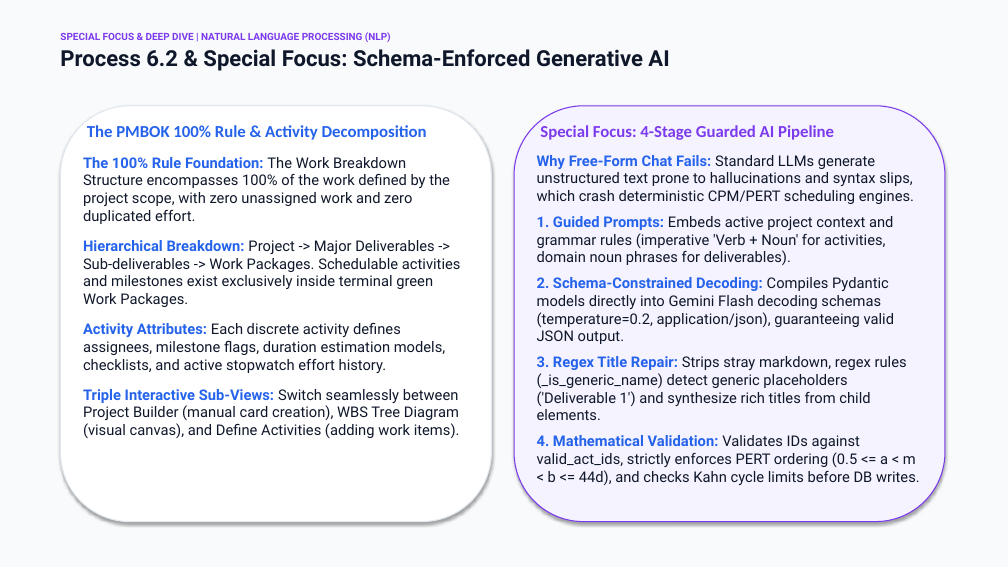
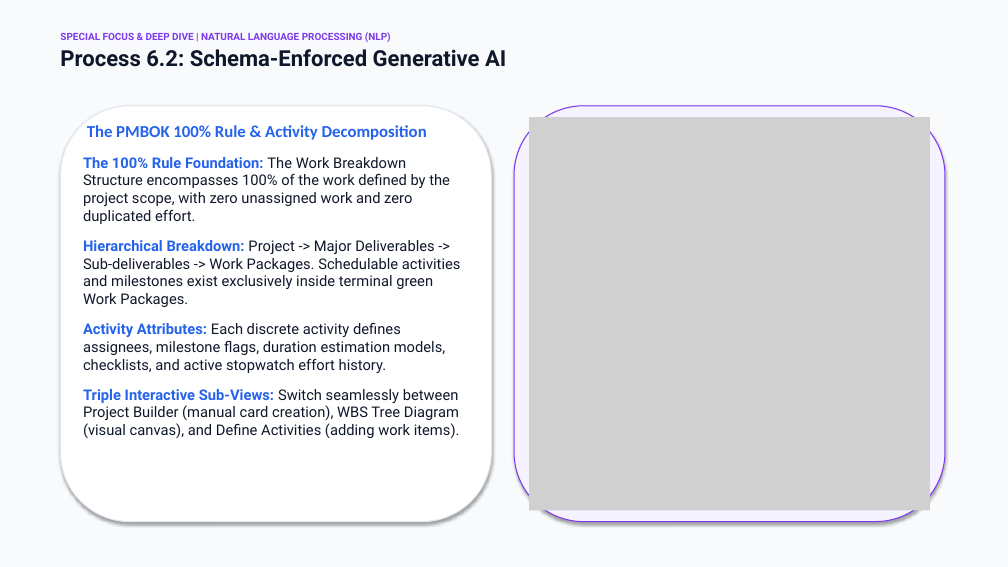
Before and after one commit to Tenshin000/SyncFlow, a slide deck: slide 8 of Presentation.pptx (slide 9 before the commit). Drawn at 1008x567 pixels with LibreOffice and Linux fonts; fonts in the diff are those of the drawing; grey boxes stand for pictures. Boxes give left, top, right and bottom in pixels: in the first picture for what was removed or moved away, otherwise in the second. Text is boxed around its words. In the diff, an @@ line names an element or a change of style, - is before the commit and + after.

Commit message:
True Last Commit Before Submission

```diff
--- a/Presentation.pptx
+++ b/Presentation.pptx
@@ text at <box>60,49,506,67</box>: text changed @@
-Process 6.2 & Special Focus: Schema-Enforced Generative AI
+Process 6.2: Schema-Enforced Generative AI
@@ picture added at <box>529,117,930,510</box> @@
@@ text removed at <box>537,125,920,485</box> @@
-Special Focus: 4-Stage Guarded AI Pipeline
-Why Free-Form Chat Fails: Standard LLMs generate unstructured text prone to hallucinations and syntax slips, which crash deterministic CPM/PERT scheduling engines.
-1. Guided Prompts: Embeds active project context and grammar rules (imperative 'Verb + Noun' for activities, domain noun phrases for deliverables).
-2. Schema-Constrained Decoding: Compiles Pydantic models directly into Gemini Flash decoding schemas (temperature=0.2, application/json), guaranteeing valid JSON output.
-3. Regex Title Repair: Strips stray markdown, regex rules (_is_generic_name) detect generic placeholders ('Deliverable 1') and synthesize rich titles from child elements.
-4. Mathematical Validation: Validates IDs against valid_act_ids, strictly enforces PERT ordering (0.5 <= a < m < b <= 44d), and checks Kahn cycle limits before DB writes.
```
Also in this commit, not shown: 9 other slides changed, 8 other files.
